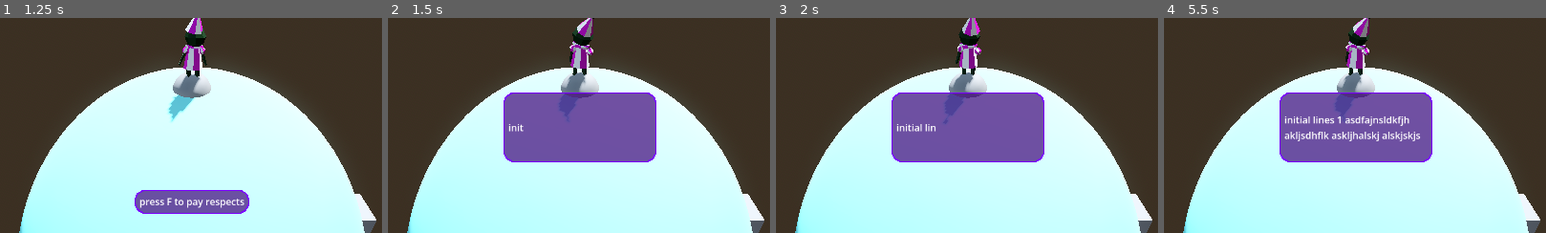
Above: before the commit, frames 1-4 (left to right).
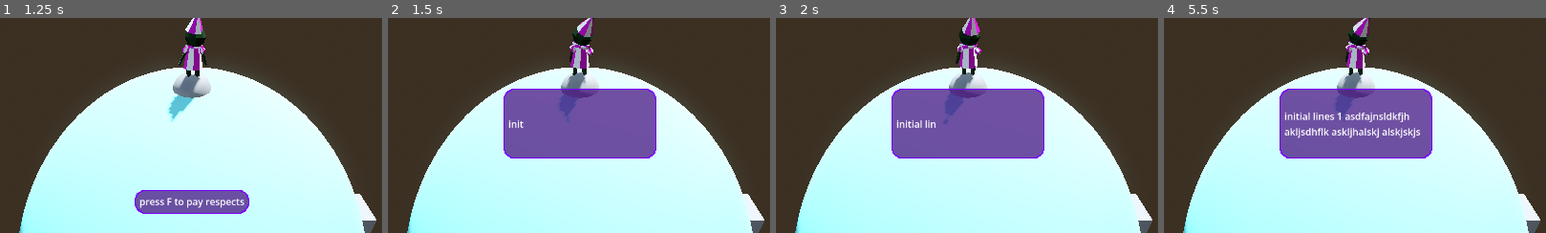
Above: after the commit, the same moments.

Repository: boner-cmd/effective-octo-pancake
Game: Godot game, scene res://Scenes/TitleScreen.tscn
The game is run twice, just before and just after one commit, with the same random seed, the same clock (stepped at 60 frames per second) and the same inputs. The engine's default icon, where the game draws it, is replaced by a stand-in: a white triangle on a blue panel in a dark square. Sound files missing from this copy of the repository are replaced by a short silence.
Inputs (mouse positions are % of the whole screen's width and height, from its top left):
- Up to frame 1 (1.25 s): click (11, 42) at 0.5 s
- Up to frame 2 (1.5 s): tap F (advance_dialogue) at 1.25 s; move the mouse to (55, 50) at 1.27 s; hold W (up) from 1.28 s (still down); hold F (advance_dialogue) from 1.28 s (still down)
- Up to frame 3 (2 s): keep holding W (up); keep holding F (advance_dialogue); tap Space (jump) at 1.52 s
- Up to frame 4 (5.5 s): keep holding W (up); move the mouse to (45, 50) at 2.02 s; release F (advance_dialogue) at 2.03 s; click (45, 50) at 2.1 s; tap Space (jump) at 2.27, 3.77, 4.52, 5.27 s; move the mouse to (52, 48) at 2.77 s; hold F (advance_dialogue) 2.78-3.53 s; move the mouse to (49, 52) at 3.52 s; click (49, 52) at 3.6 s; tap Enter (ui_accept) at 4.25 s; move the mouse to (57, 51) at 4.27 s; hold F (advance_dialogue) 4.28-5.03 s; move the mouse to (42, 49) at 5.02 s; click (42, 49) at 5.1 s
The pictures show only the part of the screen within x 25-75%, y 36-86%; the shares and areas given below are measured in that part.

Frame 1 is identical in both runs. In frame 2, 1.9% of the frame differs, in the area x 30-71%, y 32-68%; in frame 3, 2.1%; in frame 4, 3.7%.

Commit message:
sound added to dialogue, conf sprite added to dialogue

Diff:
--- a/Scenes/DialogueManager/text_box.gd
+++ b/Scenes/DialogueManager/text_box.gd
@@ -3,6 +3,8 @@
 @onready var label = $MarginContainer/Label
 @onready var timer = $LetterDisplayTimer
 @onready var audio_player = $AudioStreamPlayer
+@onready var next_indicator = $NinePatchRect/Control/NextIndicator
+var conf_sound : AudioStream = preload("res://sound fx exports/typewriter slide2026-05-2014_01_48.wav")
 
 const  MAX_WIDTH = 256
 
@@ -41,6 +43,13 @@
 	letter_index += 1
 	if letter_index >= text.length():
 		finished_displaying.emit()
+		next_indicator.visible = true
+		var conf_audio_player = audio_player.duplicate()
+		get_tree().root.add_child(conf_audio_player)
+		conf_audio_player.stream = conf_sound
+		conf_audio_player.play()
+		await conf_audio_player.finished
+		conf_audio_player.queue_free()
 		return
 
 	match text[letter_index]:
--- a/Scenes/DialogueManager/text_box.tscn
+++ b/Scenes/DialogueManager/text_box.tscn
@@ -2,6 +2,39 @@
 
 [ext_resource type="Script" uid="uid://6wsb833gjgyj" path="res://Scenes/DialogueManager/text_box.gd" id="1_0kxgl"]
 [ext_resource type="Texture2D" uid="uid://dvcd40p0klyl1" path="res://Placeholder Assets (UI)/text_rect_placeholder.png" id="2_ot2p7"]
+[ext_resource type="Texture2D" uid="uid://sssmh2l58yot" path="res://Placeholder Assets (UI)/conf_dialogue_button.png" id="3_mg6cl"]
+
+[sub_resource type="AtlasTexture" id="AtlasTexture_ravpb"]
+atlas = ExtResource("3_mg6cl")
+region = Rect2(0, 0, 16, 16)
+
+[sub_resource type="AtlasTexture" id="AtlasTexture_55dj6"]
+atlas = ExtResource("3_mg6cl")
+region = Rect2(16, 0, 16, 16)
+
+[sub_resource type="AtlasTexture" id="AtlasTexture_knbji"]
+atlas = ExtResource("3_mg6cl")
+region = Rect2(32, 0, 16, 16)
+
+[sub_resource type="SpriteFrames" id="SpriteFrames_bg0oq"]
+animations = [{
+"frames": [{
+"duration": 2.0,
+"texture": SubResource("AtlasTexture_ravpb")
+}, {
+"duration": 1.0,
+"texture": SubResource("AtlasTexture_55dj6")
+}, {
+"duration": 1.0,
+"texture": SubResource("AtlasTexture_knbji")
+}, {
+"duration": 1.0,
+"texture": SubResource("AtlasTexture_55dj6")
+}],
+"loop": true,
+"name": &"dialogue_conf",
+"speed": 3.0
+}]
 
 [node name="TextBox" type="MarginContainer" unique_id=1198593662]
 anchors_preset = 8
@@ -12,7 +45,7 @@
 offset_left = -16.0
 offset_top = -19.5
 offset_right = 16.0
-offset_bottom = 24.5
+offset_bottom = 12.5
 grow_horizontal = 2
 grow_vertical = 2
 pivot_offset = Vector2(16, 22)
@@ -26,6 +59,29 @@
 patch_margin_top = 16
 patch_margin_right = 16
 patch_margin_bottom = 16
+
+[node name="Control" type="Control" parent="NinePatchRect" unique_id=373519007]
+layout_mode = 1
+anchors_preset = 7
+anchor_left = 0.5
+anchor_top = 1.0
+anchor_right = 0.5
+anchor_bottom = 1.0
+offset_left = -20.0
+offset_top = -40.0
+offset_right = 20.0
+grow_horizontal = 2
+grow_vertical = 0
+
+[node name="NextIndicator" type="AnimatedSprite2D" parent="NinePatchRect/Control" unique_id=679104116]
+visible = false
+position = Vector2(4.5, 23.5)
+scale = Vector2(2, 2)
+sprite_frames = SubResource("SpriteFrames_bg0oq")
+animation = &"dialogue_conf"
+autoplay = "dialogue_conf"
+frame_progress = 0.05235145
+centered = false
 
 [node name="MarginContainer" type="MarginContainer" parent="." unique_id=874844112]
 layout_mode = 2
Binary file added: Placeholder Assets (UI)/conf_dialogue_button.png
Not shown, added: Placeholder Assets (UI)/conf_dialogue_button.png.import
